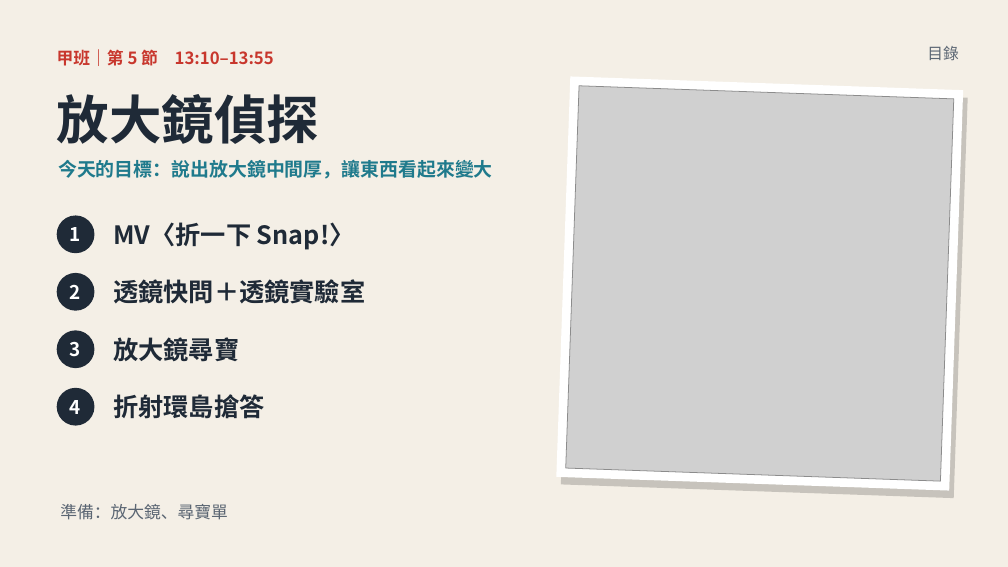
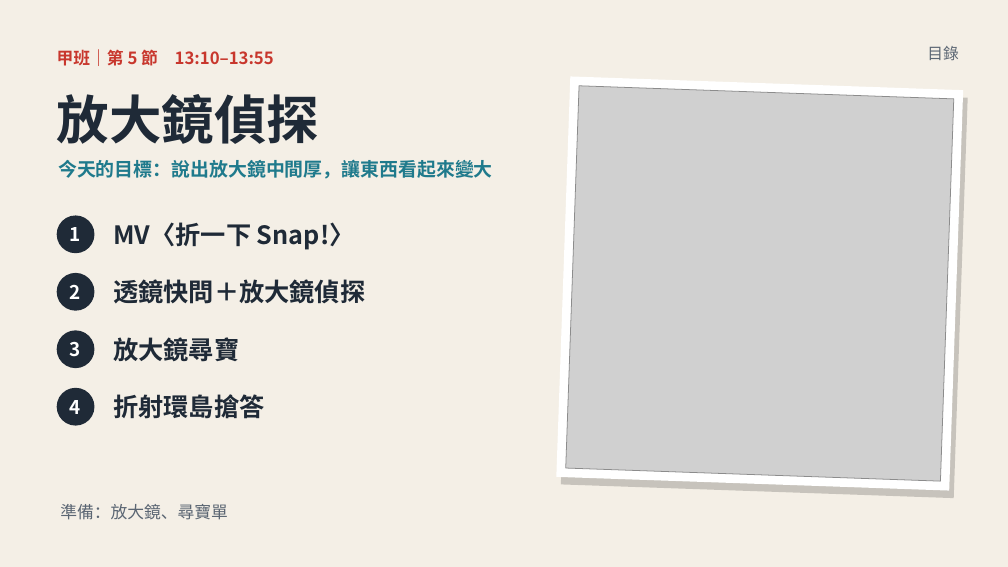
Before and after one commit to classtools1020/classtools1020.github.io, a slide deck: slide 2 of light-refract/1016/slides.pptx. Drawn at 1008x567 pixels with LibreOffice and Linux fonts; fonts in the diff are those of the drawing; grey boxes stand for pictures. Boxes give left, top, right and bottom in pixels: in the first picture for what was removed or moved away, otherwise in the second. Text is boxed around its words. In the diff, an @@ line names an element or a change of style, - is before the commit and + after.

```diff
--- a/light-refract/1016/slides.pptx
+++ b/light-refract/1016/slides.pptx
@@ text at (113, 279, 365, 304): text changed @@
-透鏡快問＋透鏡實驗室
+透鏡快問＋放大鏡偵探
```
Also in this commit, not shown: 2 other slides changed, 18 other files.
